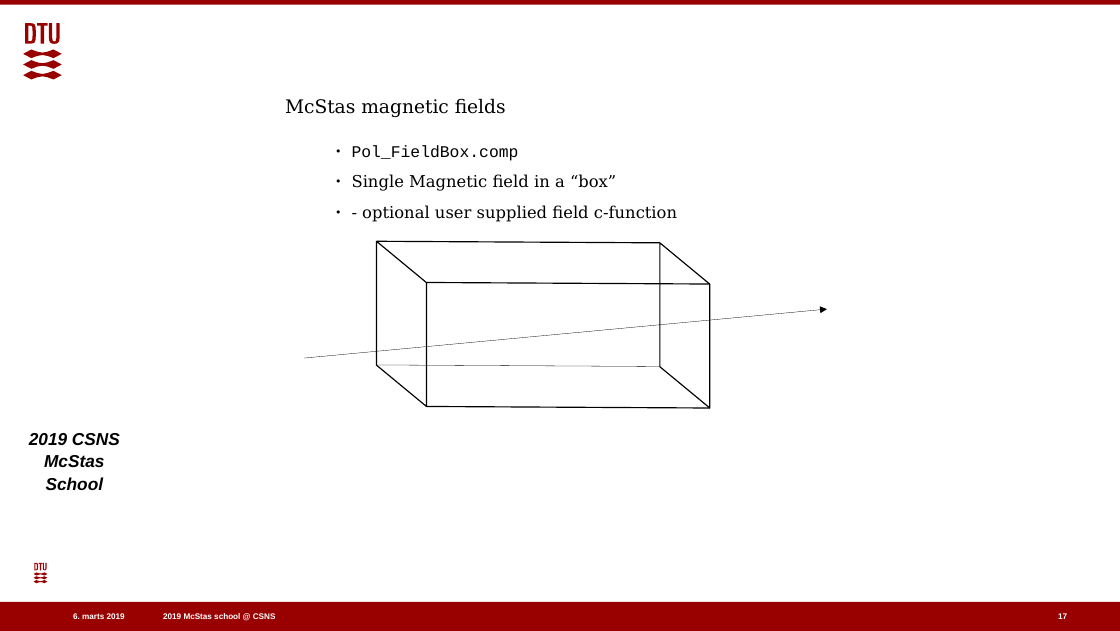
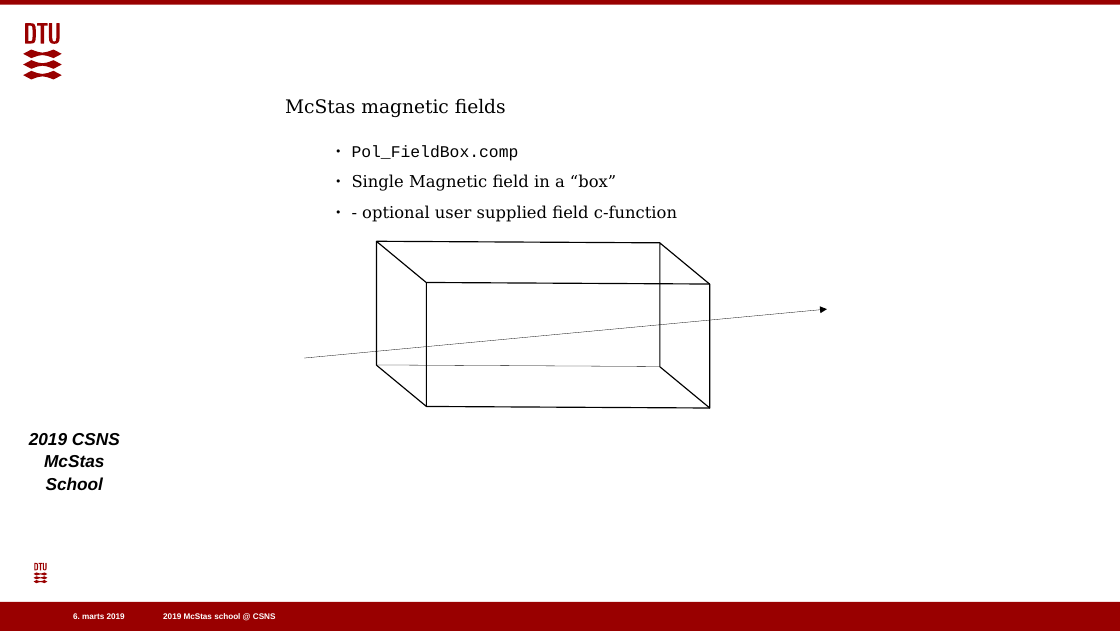
Before and after one commit to eddymaoui/Schools, a slide deck: slide 17 of CSNS_March_2019/5_Friday_March_29th/4_polarisation/Polarised_neutrons_in_McStas.pptx. Drawn at 1120x631 pixels with LibreOffice and Linux fonts; fonts in the diff are those of the drawing; background and template pictures are left out. Boxes give left, top, right and bottom in pixels: in the first picture for what was removed or moved away, otherwise in the second. Text is boxed around its words. In the diff, an @@ line names an element or a change of style, - is before the commit and + after.

```diff
--- a/CSNS_March_2019/5_Friday_March_29th/4_polarisation/Polarised_neutrons_in_McStas.pptx
+++ b/CSNS_March_2019/5_Friday_March_29th/4_polarisation/Polarised_neutrons_in_McStas.pptx
@@ page number removed at (1058,613,1067,619) @@
-17
```
Also in this commit, not shown: 29 other slides changed, 1 slide added, 5 slides removed, 1 other file.
